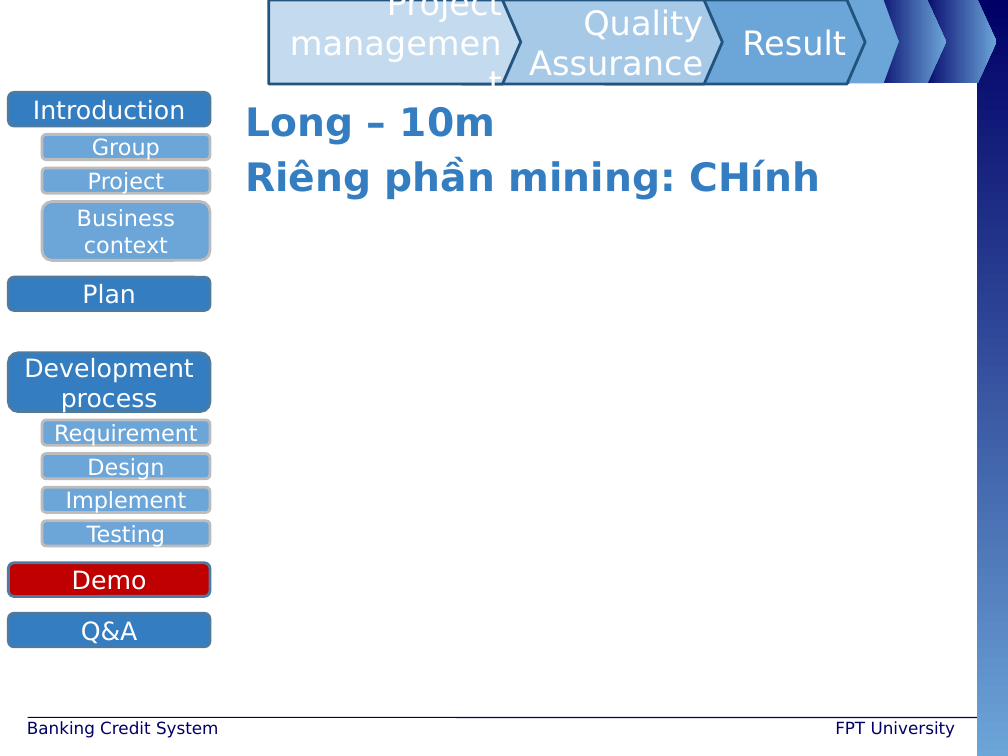
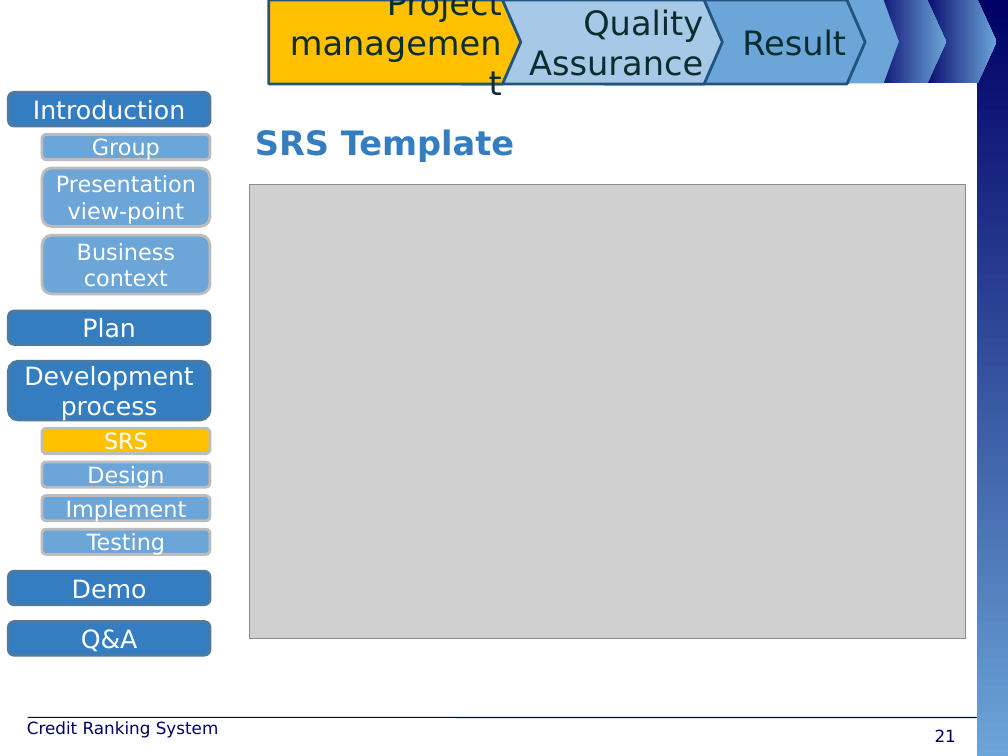
Before and after one commit to maily89/fbdm, a slide deck: slide 21 of Deliverables/FBD - slide.pptx (slide 9 before the commit). Drawn at 1008x756 pixels with LibreOffice and Linux fonts; fonts in the diff are those of the drawing; grey boxes stand for pictures; background and template pictures are left out. Boxes give left, top, right and bottom in pixels: in the first picture for what was removed or moved away, otherwise in the second. Text is boxed around its words. In the diff, an @@ line names an element or a change of style, - is before the commit and + after.

```diff
--- a/Deliverables/FBD - slide.pptx
+++ b/Deliverables/FBD - slide.pptx
@@ pentagon arrow "Project management" at (269,0,521,84): text colour #FFFFFF to #0C2D2E; fill #C4DBEF to #FFC000 @@
@@ pentagon arrow "Quality Assurance" at (462,0,722,84): text colour #FFFFFF to #0C2D2E @@
@@ pentagon arrow "Result" at (605,0,865,84): text colour #FFFFFF to #0C2D2E @@
@@ text removed at (245,107,820,200) @@
-Long – 10m
-Riêng phần mining: CHính
@@ text added at (255,129,514,162), 24 pt, text #337DC0, bold @@
+SRS Template
@@ rounded rectangle removed at (42,168,211,194) @@
-Project
@@ rounded rectangle added at (42,168,211,227), fill #6CA5D8, outline #BDBDBD 2 pt, 16 pt, text #FFFFFF @@
+Presentation view-point
@@ picture added at (250,184,967,638) @@
@@ rounded rectangle "Business context": place and size @@
-rounded rectangle "Business context" at (42,202,211,260)
+rounded rectangle "Business context" at (42,235,211,293)
@@ rounded rectangle "Plan": place and size @@
-rounded rectangle "Plan" at (8,277,210,310)
+rounded rectangle "Plan" at (8,311,210,345)
@@ rounded rectangle removed at (42,420,211,446) @@
-Requirement
@@ rounded rectangle added at (42,428,211,454), fill #FFC000, outline #BDBDBD 2 pt, 16 pt, text #FFFFFF @@
+SRS
@@ 6 rounded rectangles: place and size @@
-6 rounded rectangles at (8,353,211,646)
+6 rounded rectangles at (8,361,211,655)
@@ rounded rectangle "Demo" at (8,572,210,605): fill #C00000 to #337DC0 @@
@@ text at (27,721,219,738): text changed @@
-Banking Credit System
+Credit Ranking System
@@ text removed at (835,721,956,738) @@
-FPT University
@@ page number added at (935,729,956,742), 12 pt, text #000066 @@
+21
```
Also in this commit, not shown: 8 other slides changed, 38 slides added, 20 slides removed.
